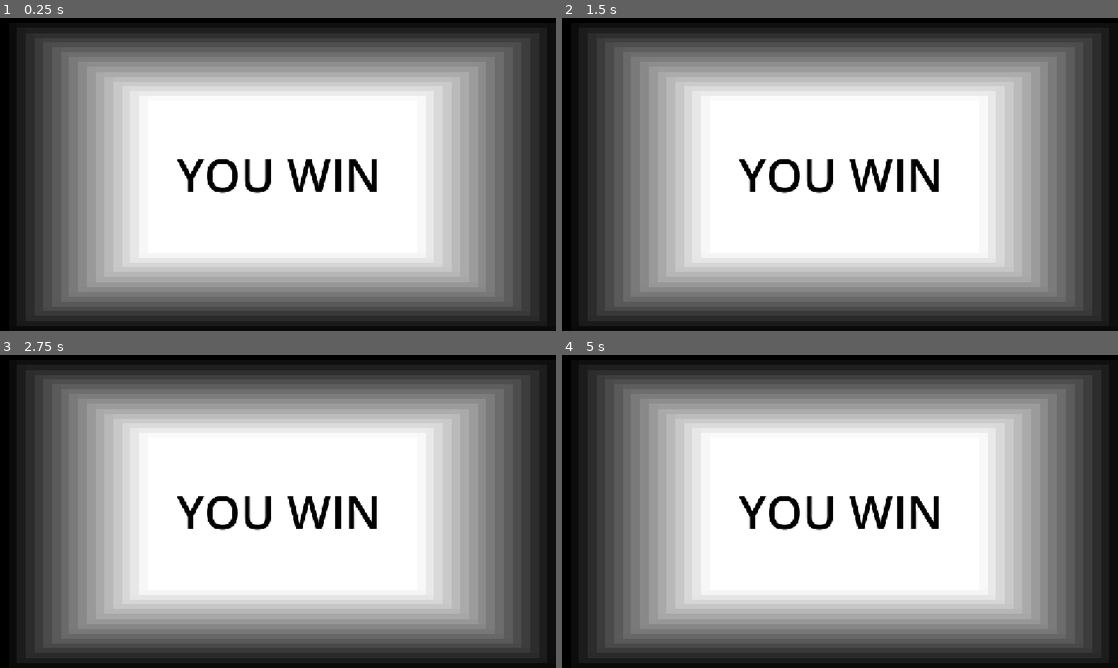
Above: before the commit, frames 1-4 (two rows, left to right).
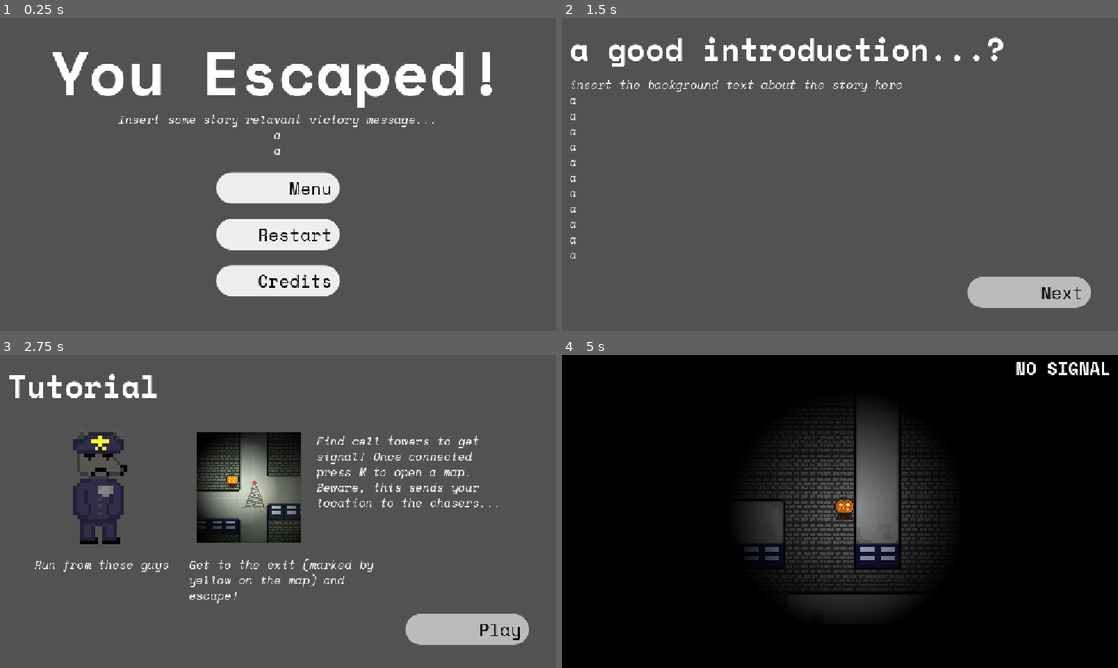
Above: after the commit, the same moments.

Repository: TurbogamesDev/godot-wild-jam-98
Game: Godot game, scene res://assets/scenes/ui/win_screen.tscn
Same seed, same stepped clock (60 frames per second), same inputs: the game is played once before the commit and once after it. This scene is started directly instead of the project's main scene. The engine's default icon, where the game draws it, is replaced by a stand-in: a white triangle on a blue panel in a dark square.
Inputs (mouse positions are in pixels of both pictures, inside the frame that each line leads up to):
- Up to frame 1 (0.25 s): no input
- Up to frame 2 (1.5 s): click (840, 187) at 0.5 s, where only the run after the commit has a clickable "Menu"; click (1023, 284) at 1.25 s, where only the run after the commit has a clickable "Start"
- Up to frame 3 (2.75 s): click (467, 630) at 2 s, where only the run after the commit has a clickable "Next"
- Up to frame 4 (5 s): click (1029, 630) at 2.75 s, where only the run after the commit has a clickable "Play"; tap Enter at 3.5 s; move the mouse to (962, 495) at 3.52 s; hold D (right) 3.53-4.28 s; click (962, 495) at 3.67 s; move the mouse to (728, 527) at 4.27 s; hold S (down) from 4.28 s (still down)

The runs differ from the first frame. In frame 1, 79% of the frame differs, in the area x 0-100%, y 0-100%; in frame 2, 85%; in frame 3, 84%; in frame 4, 91%, in the area x 3-99%, y 2-99%.

Commit message:
Create credits page

Diff:
--- /dev/null
+++ b/assets/scenes/story/credits.tscn
@@ -0,0 +1,69 @@
+[gd_scene format=3 uid="uid://dq571ye5sbuph"]
+
+[ext_resource type="FontFile" uid="uid://bi4e1wutdaoch" path="res://assets/fonts/Space_Mono/SpaceMono-Bold.ttf" id="1_m5yt7"]
+[ext_resource type="FontFile" uid="uid://dv4a1gtexq6r6" path="res://assets/fonts/Space_Mono/SpaceMono-Italic.ttf" id="2_bq3qd"]
+[ext_resource type="PackedScene" uid="uid://tdimt6elbj6d" path="res://assets/scenes/ui/switch_scene_button.tscn" id="3_njcpp"]
+
+[sub_resource type="LabelSettings" id="LabelSettings_xepy2"]
+font = ExtResource("1_m5yt7")
+font_size = 64
+
+[sub_resource type="LabelSettings" id="LabelSettings_qc24j"]
+line_spacing = -4.0
+font = ExtResource("2_bq3qd")
+font_size = 24
+
+[node name="Credits" type="Control" unique_id=61984410]
+layout_mode = 3
+anchors_preset = 15
+anchor_right = 1.0
+anchor_bottom = 1.0
+grow_horizontal = 2
+grow_vertical = 2
+
+[node name="Background" type="ColorRect" parent="." unique_id=50528060]
+z_index = -50
+z_as_relative = false
+layout_mode = 0
+offset_right = 1152.0
+offset_bottom = 648.0
+color = Color(0.32321265, 0.32321244, 0.3232125, 1)
+
+[node name="Heading" type="Label" parent="." unique_id=1943534385]
+layout_mode = 0
+offset_left = 16.0
+offset_top = 16.0
+offset_right = 56.0
+offset_bottom = 39.0
+text = "Credits"
+label_settings = SubResource("LabelSettings_xepy2")
+
+[node name="BodyText" type="Label" parent="." unique_id=1338136747]
+custom_maximum_size = Vector2(1120, 392)
+layout_mode = 0
+offset_left = 16.0
+offset_top = 120.0
+offset_right = 1136.0
+offset_bottom = 476.0
+text = "Turbogames: Programming, UI Design (this too!)
+
+Arfilog: Programming, Level Design, Art
+
+IcyColes: Music, Story
+
+The_Absolute_Nerd: Main Art (Background Tiles, Cassius), Story
+
+Iridescent_Idiot: Art
+"
+label_settings = SubResource("LabelSettings_qc24j")
+autowrap_mode = 3
+
+[node name="SwitchSceneButton" parent="." unique_id=2067039380 instance=ExtResource("3_njcpp")]
+layout_mode = 0
+offset_left = 840.0
+offset_top = 536.0
+offset_right = 1096.0
+offset_bottom = 600.0
+button_text = "Menu"
+scene_path = "res://assets/scenes/ui/main_menu.tscn"
+music_type_after_click = 2
--- a/assets/scenes/ui/win_screen.tscn
+++ b/assets/scenes/ui/win_screen.tscn
@@ -1,13 +1,17 @@
 [gd_scene format=3 uid="uid://dq6jwa54rdes8"]
 
-[sub_resource type="Gradient" id="Gradient_07m4a"]
-offsets = PackedFloat32Array(0.48798078, 1)
-colors = PackedColorArray(1, 1, 1, 1, 0, 0, 0, 1)
+[ext_resource type="FontFile" uid="uid://bi4e1wutdaoch" path="res://assets/fonts/Space_Mono/SpaceMono-Bold.ttf" id="1_ycfgm"]
+[ext_resource type="FontFile" uid="uid://dv4a1gtexq6r6" path="res://assets/fonts/Space_Mono/SpaceMono-Italic.ttf" id="2_lybwe"]
+[ext_resource type="PackedScene" uid="uid://tdimt6elbj6d" path="res://assets/scenes/ui/switch_scene_button.tscn" id="3_u0cew"]
 
-[sub_resource type="GradientTexture2D" id="GradientTexture2D_n28qj"]
-gradient = SubResource("Gradient_07m4a")
-fill = 2
-fill_from = Vector2(0.5086806, 0.5052083)
+[sub_resource type="LabelSettings" id="LabelSettings_y4gpf"]
+font = ExtResource("1_ycfgm")
+font_size = 128
+
+[sub_resource type="LabelSettings" id="LabelSettings_qb8cc"]
+line_spacing = -4.0
+font = ExtResource("2_lybwe")
+font_size = 24
 
 [node name="WinScreen" type="Control" unique_id=1460882185]
 layout_mode = 3
@@ -17,28 +21,61 @@
 grow_horizontal = 2
 grow_vertical = 2
 
-[node name="TextureRect" type="TextureRect" parent="." unique_id=1219626699]
-layout_mode = 1
-anchors_preset = 15
-anchor_right = 1.0
-anchor_bottom = 1.0
-grow_horizontal = 2
-grow_vertical = 2
-texture = SubResource("GradientTexture2D_n28qj")
+[node name="Background" type="ColorRect" parent="." unique_id=1528366273]
+z_index = -50
+z_as_relative = false
+layout_mode = 0
+offset_right = 1152.0
+offset_bottom = 648.0
+color = Color(0.32321265, 0.32321244, 0.3232125, 1)
 
-[node name="Label" type="Label" parent="." unique_id=1661057430]
-layout_mode = 1
-anchors_preset = 8
-anchor_left = 0.5
-anchor_top = 0.5
-anchor_right = 0.5
-anchor_bottom = 0.5
-offset_left = -210.0
-offset_top = -66.0
-offset_right = 407.0
-offset_bottom = 109.0
-grow_horizontal = 2
-grow_vertical = 2
-theme_override_colors/font_color = Color(0, 0, 0, 1)
-theme_override_font_sizes/font_size = 96
-text = "YOU WIN"
+[node name="Heading" type="Label" parent="." unique_id=308280660]
+layout_mode = 0
+offset_left = 16.0
+offset_top = 16.0
+offset_right = 1136.0
+offset_bottom = 112.0
+text = "You Escaped!"
+label_settings = SubResource("LabelSettings_y4gpf")
+horizontal_alignment = 1
+
+[node name="BodyText" type="Label" parent="." unique_id=1071747686]
+layout_mode = 0
+offset_left = 16.0
+offset_top = 192.0
+offset_right = 1136.0
+offset_bottom = 292.0
+text = "Insert some story relavant victory message...
+a
+a"
+label_settings = SubResource("LabelSettings_qb8cc")
+horizontal_alignment = 1
+
+[node name="ReturnToMenuButton" parent="." unique_id=2067039380 instance=ExtResource("3_u0cew")]
+layout_mode = 0
+offset_left = 448.0
+offset_top = 320.0
+offset_right = 704.0
+offset_bottom = 384.0
+button_text = "Menu"
+scene_path = "res://assets/scenes/ui/main_menu.tscn"
+music_type_after_click = 2
+
+[node name="RestartButton" parent="." unique_id=643459130 instance=ExtResource("3_u0cew")]
+layout_mode = 0
+offset_left = 448.0
+offset_top = 416.0
+offset_right = 704.0
+offset_bottom = 480.0
+button_text = "Restart"
+scene_path = "res://assets/scenes/levels/test_level2.tscn"
+music_type_after_click = 3
+
+[node name="CreditsButton" parent="." unique_id=2043252807 instance=ExtResource("3_u0cew")]
+layout_mode = 0
+offset_left = 448.0
+offset_top = 512.0
+offset_right = 704.0
+offset_bottom = 576.0
+button_text = "Credits"
+scene_path = "res://assets/scenes/story/credits.tscn"
